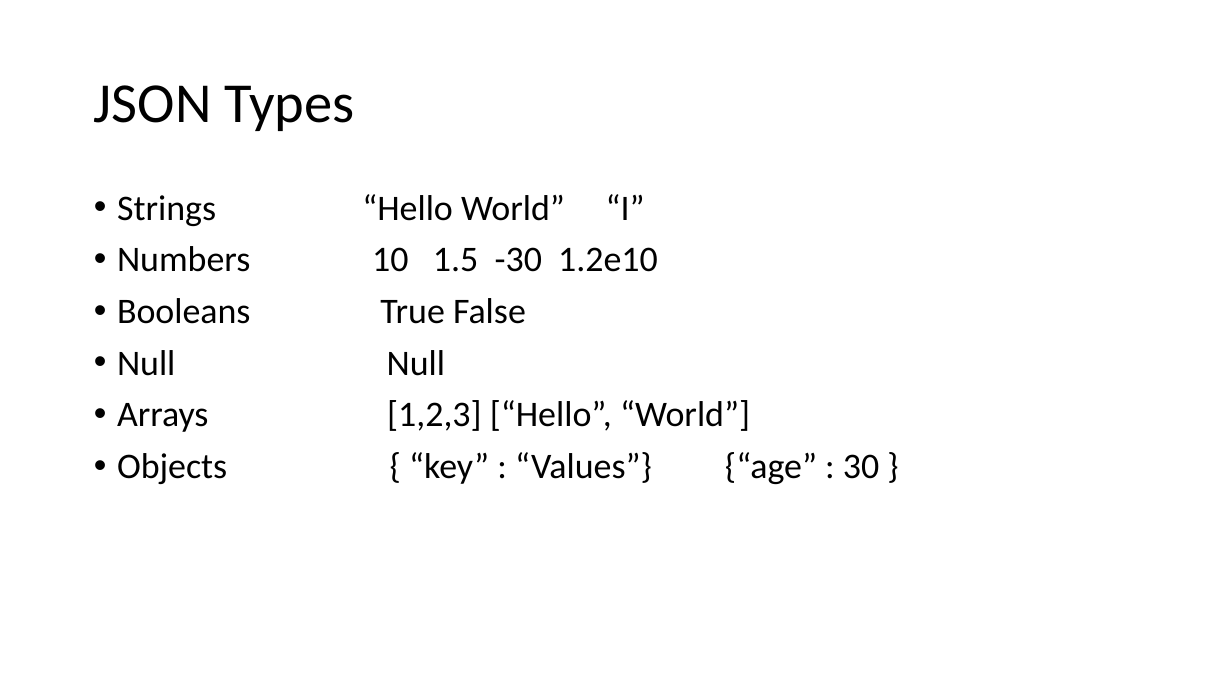
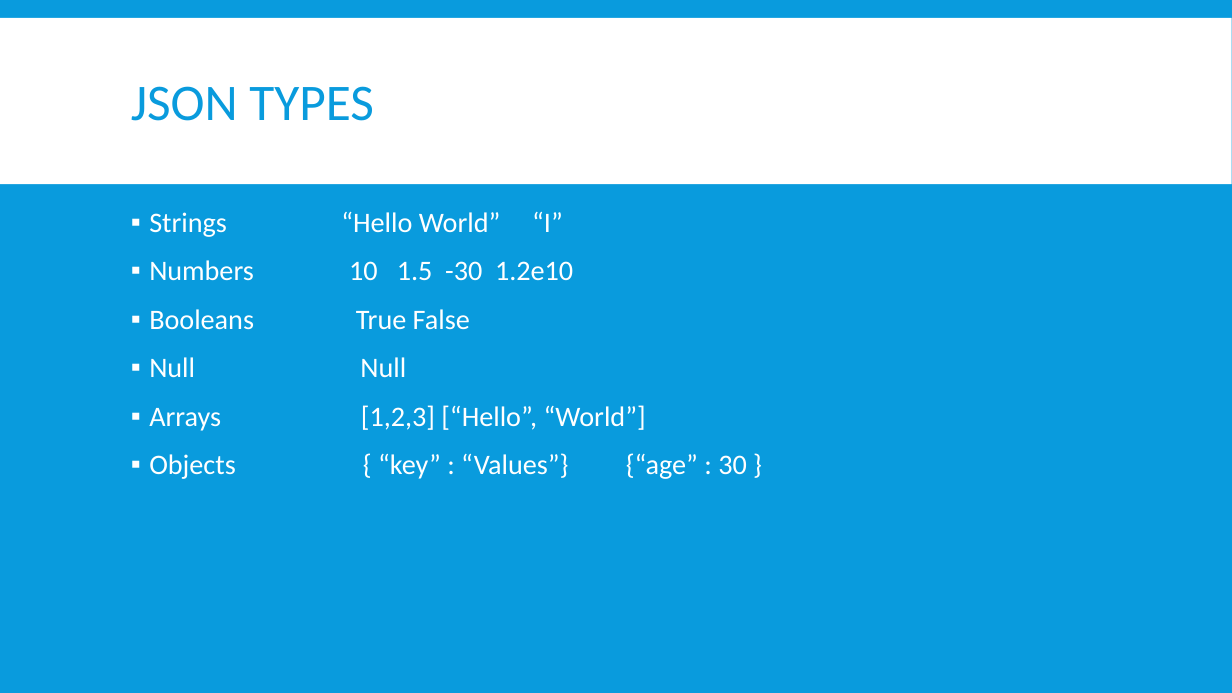
Before and after one commit to Prasundas99/Web-Development-Traning, a slide deck: slide 3 of 09.AJAX/JSON vs XML.pptx. Drawn at 1232x693 pixels with LibreOffice and Linux fonts; fonts in the diff are those of the drawing. Boxes give left, top, right and bottom in pixels: in the first picture for what was removed or moved away, otherwise in the second. Text is boxed around its words. In the diff, an @@ line names an element or a change of style, - is before the commit and + after.

```diff
--- a/09.AJAX/JSON vs XML.pptx
+++ b/09.AJAX/JSON vs XML.pptx
@@ background #FFFFFF to #099BDD @@
@@ rectangle added at (0, 18, 1232, 184), fill #FFFFFF @@
@@ title at (131, 86, 374, 121): text changed; size 44 to 40 pt; text colour #000000 to #099BDD @@
-JSON Types
+JSON TYPES
@@ text "Strings “Hello World” “I”": place and size @@
-text "Strings “Hello World” “I”" at (117, 194, 879, 484)
+text "Strings “Hello World” “I”" at (149, 212, 747, 479)
@@ text "Strings “Hello World” “I”" at (149, 212, 747, 479): size 28 to 22 pt, text colour #000000 to #FFFFFF; bullet • to ▪; more space between paragraphs @@
```
Also in this commit, not shown: 8 other slides changed, 10 other files.
